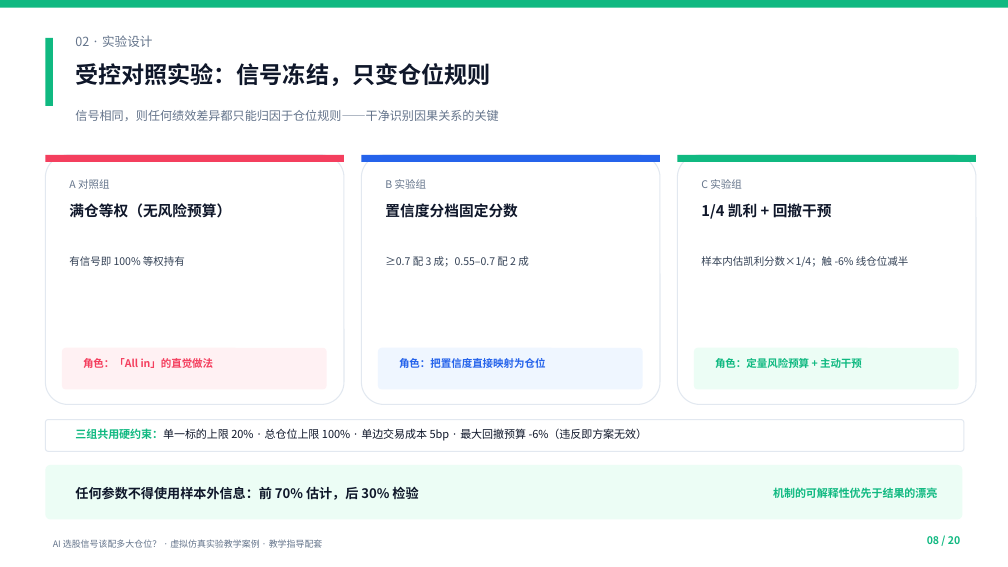
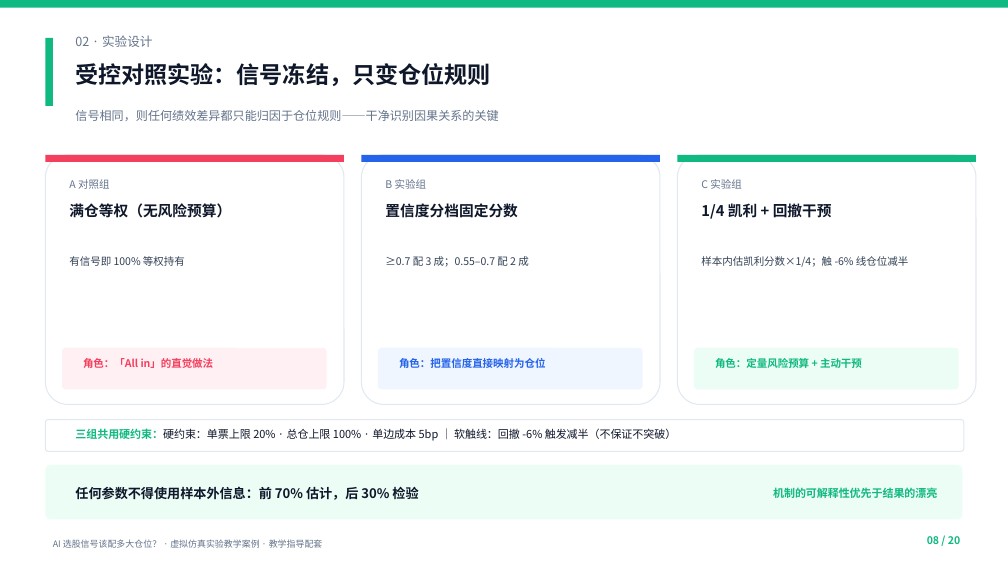
Before and after one commit to Fudan2026/vsim-sandbox-assets, a slide deck: slide 8 of teaching_ppt/教学指导配套PPT_v2.pptx. Drawn at 1008x567 pixels with LibreOffice and Linux fonts; fonts in the diff are those of the drawing. Boxes give left, top, right and bottom in pixels: in the first picture for what was removed or moved away, otherwise in the second. Text is boxed around its words. In the diff, an @@ line names an element or a change of style, - is before the commit and + after.

```diff
--- a/teaching_ppt/教学指导配套PPT_v2.pptx
+++ b/teaching_ppt/教学指导配套PPT_v2.pptx
@@ text at box(75, 428, 676, 441): text changed @@
-三组共用硬约束：单一标的上限 20% · 总仓位上限 100% · 单边交易成本 5bp · 最大回撤预算 -6%（违反即方案无效）
+三组共用硬约束：硬约束：单票上限 20% · 总仓上限 100% · 单边成本 5bp ｜ 软触线：回撤 -6% 触发减半（不保证不突破）
```
Also in this commit, not shown: 1 other slide changed, 13 other files.
